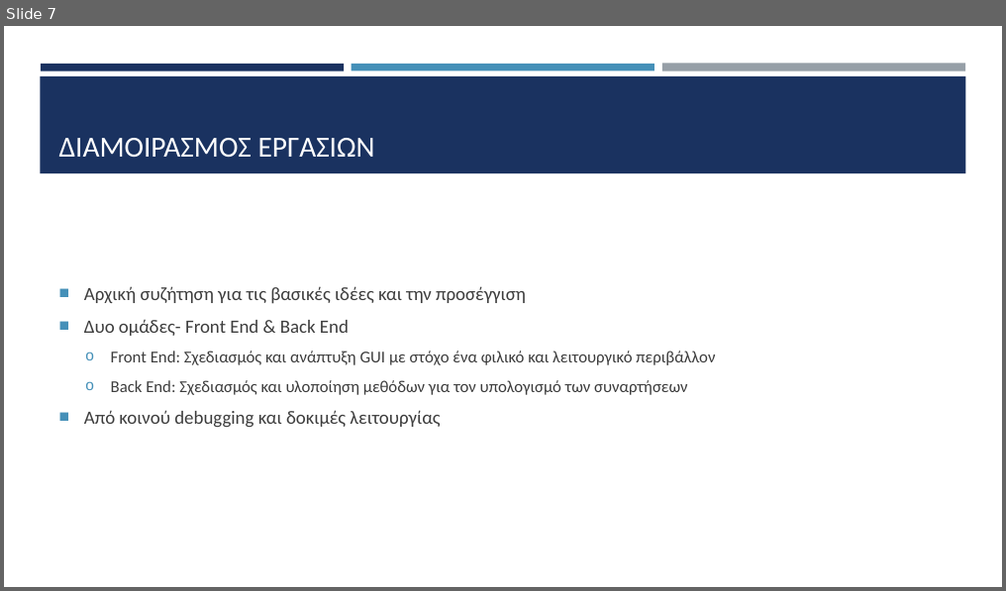
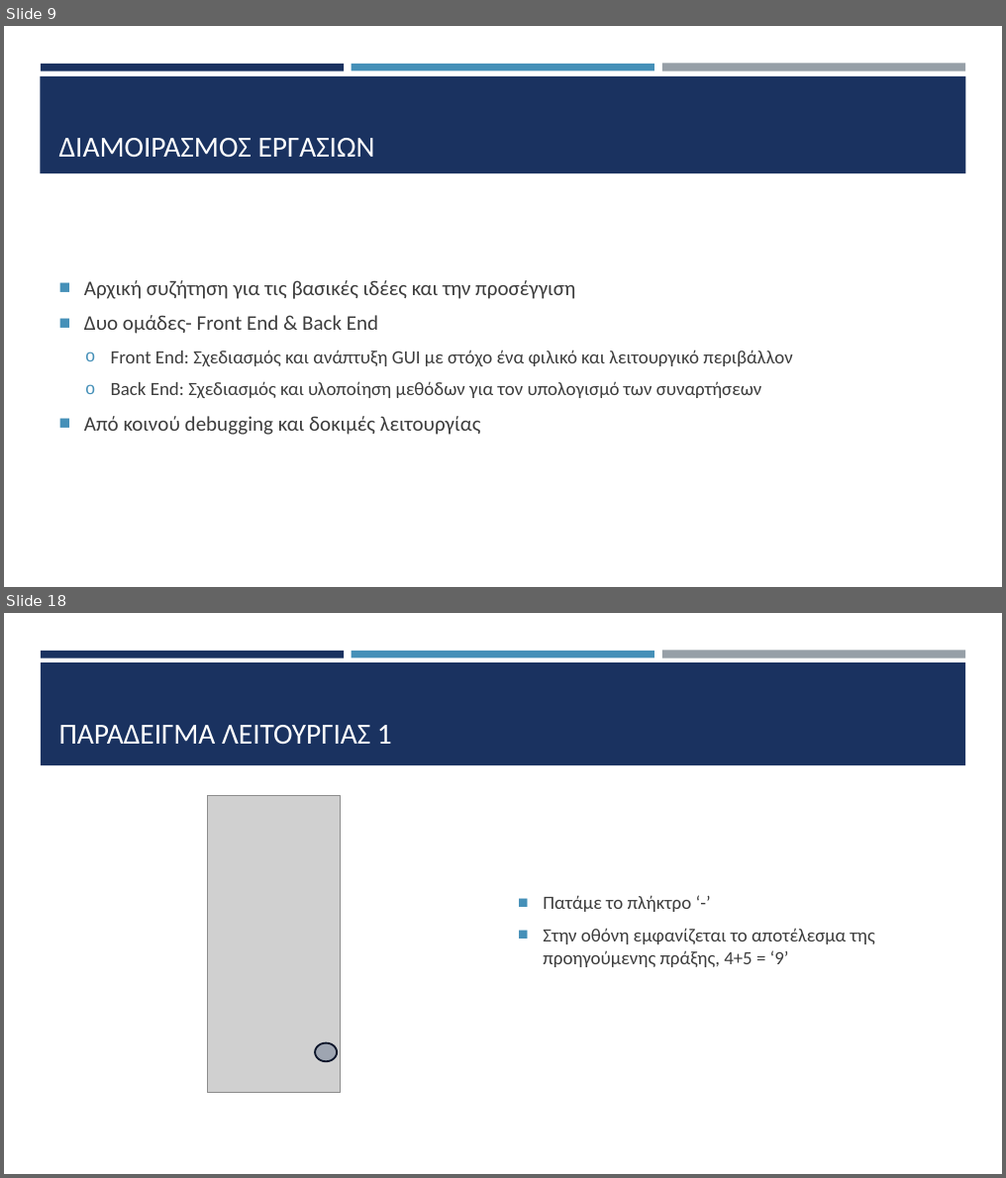
Before and after one commit to HLE47-GROUP03/Scientific_Calculator, a slide deck: sci_calc_main/documentation/Παρουσίαση.pptx. Shown one above the other, each under a label of ours: slide 7 before the commit, slides 9 and 18 after it; the slides between them are not shown. The pictures are 1006x591 and 1006x1178 pixels, drawn with LibreOffice and Linux fonts; fonts in the diff are those of the drawing; grey boxes stand for pictures. Boxes give left, top, right and bottom in pixels: in the first picture for what was removed or moved away, otherwise in the second. Text is boxed around its words. In the diff, an @@ line names an element or a change of style, - is before the commit and + after.

```diff
--- a/sci_calc_main/documentation/Παρουσίαση.pptx
+++ b/sci_calc_main/documentation/Παρουσίαση.pptx
@@ slide 18 added at [4,613,1002,1174], background #FFFFFF; not listed: 3 template elements that a slide beside it also shows @@
@@ rectangle added at [41,663,966,765], fill #1A3260 @@
@@ title added at [59,725,392,744], 28 pt, text #FFFFFF @@
+ΠΑΡΑΔΕΙΓΜΑ ΛΕΙΤΟΥΡΓΙΑΣ 1
@@ picture added at [207,796,341,1093] @@
@@ text added at [543,895,875,967], 18 pt, text #3D3D3D @@
+■ Πατάμε το πλήκτρο ‘-’
+■ Στην οθόνη εμφανίζεται το αποτέλεσμα της προηγούμενης πράξης, 4+5 = ‘9’
@@ ellipse added at [315,1044,337,1062], fill #1A3260 at 27% opacity, outline #0B162A 1.75 pt @@
@@ what was slide 7 is now slide 9 @@
@@ slide 9 changed as well @@
@@ text "Αρχική συζήτηση για τις βασικές ..." at [84,280,792,435]: size 18 to 20 pt in "Αρχική συζήτηση για τις βασικές ιδέες και ...", "Δυο ομάδες- Front End & Back End", "Από κοινού debugging και δοκιμές λειτουργίας"; size 16 to 18 pt in "Front End: Σχεδιασμός και ανάπτυξη GUI με ...", "Back End: Σχεδιασμός και υλοποίηση μεθόδων για ..." @@
```
Also in this commit, not shown: 3 other slides changed, 17 other slides added, 1 slide removed, 1 other file.
